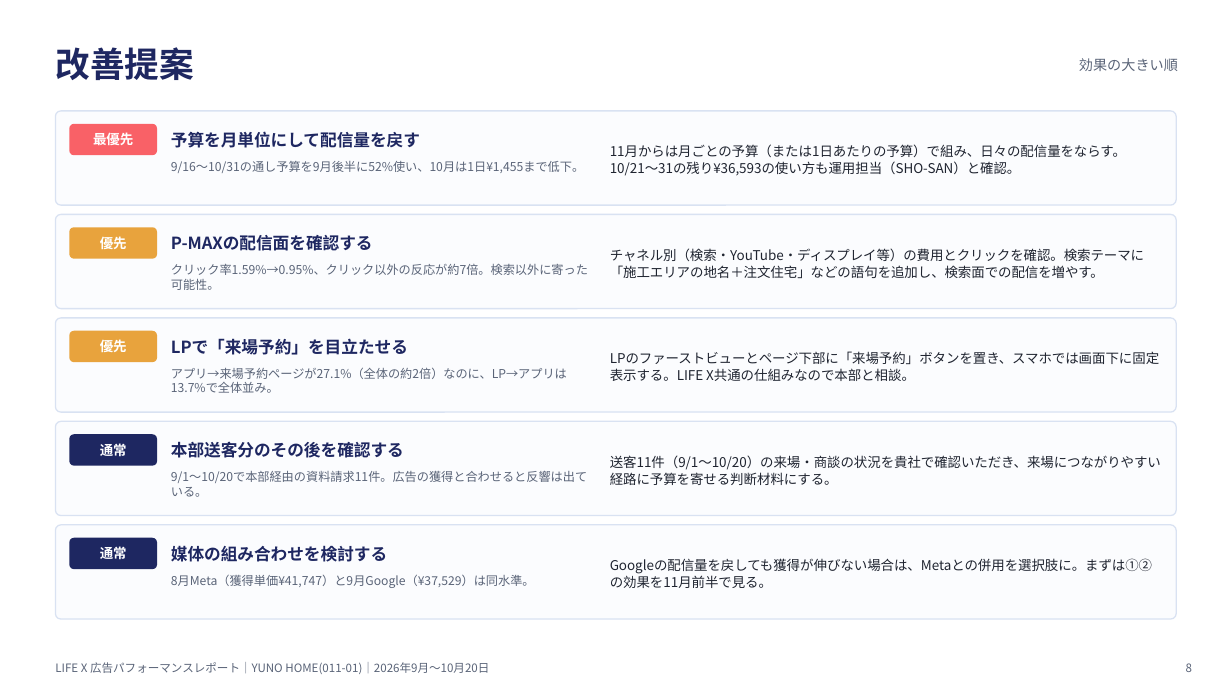
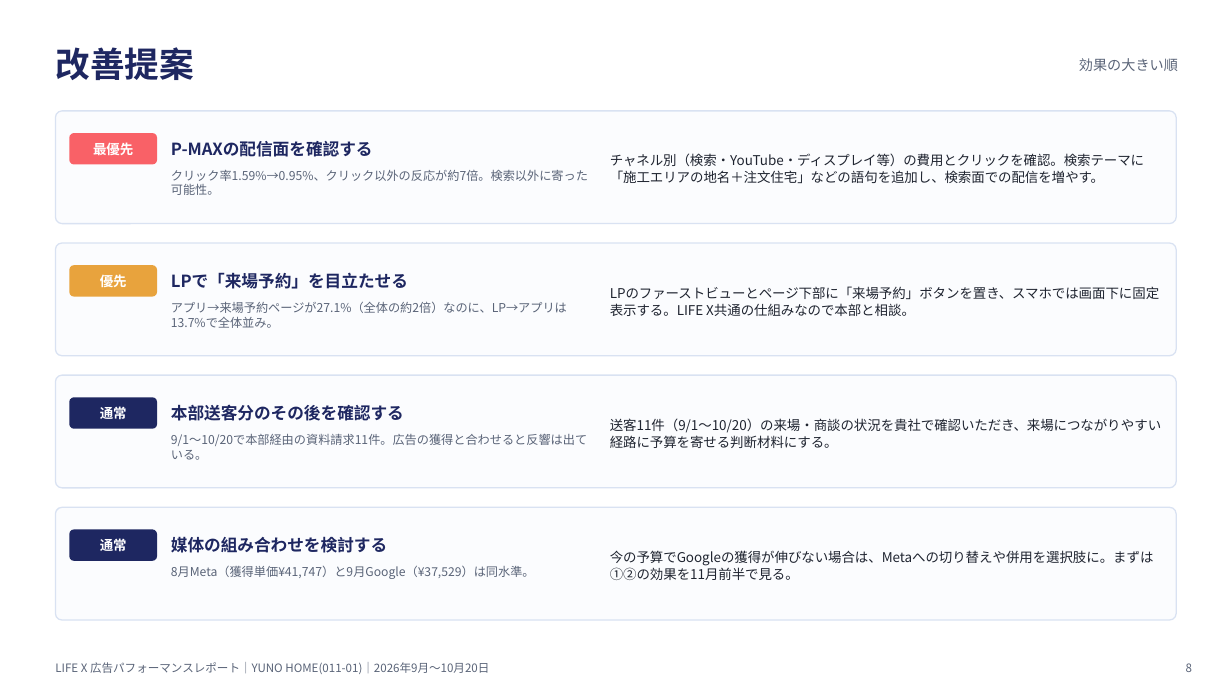
Before and after one commit to King-AI-cloud/test, a slide deck: slide 8 of LIFEX_YUNO_HOME_202609-1020.pptx. Drawn at 1232x693 pixels with LibreOffice and Linux fonts; fonts in the diff are those of the drawing. Boxes give left, top, right and bottom in pixels: in the first picture for what was removed or moved away, otherwise in the second. Text is boxed around its words. In the diff, an @@ line names an element or a change of style, - is before the commit and + after.

```diff
--- a/LIFEX_YUNO_HOME_202609-1020.pptx
+++ b/LIFEX_YUNO_HOME_202609-1020.pptx
@@ rounded rectangle: place and size @@
-rounded rectangle at box(55, 214, 1177, 309)
+rounded rectangle at box(55, 111, 1177, 224)
@@ rounded rectangle removed at box(55, 111, 1177, 205) @@
@@ 3 texts, 1 rounded rectangle: place and size @@
-3 texts, 1 rounded rectangle at box(69, 227, 1144, 290)
+3 texts, 1 rounded rectangle at box(69, 133, 1144, 195)
@@ rounded rectangle at box(69, 133, 157, 165): fill #E8A33D to #F96167 @@
@@ rounded rectangle removed at box(69, 124, 157, 155) @@
@@ text at box(93, 143, 133, 155): text changed @@
-優先
+最優先
@@ text removed at box(93, 133, 133, 145) @@
-最優先
@@ text removed at box(171, 131, 420, 148) @@
-予算を月単位にして配信量を戻す
@@ text removed at box(610, 144, 1126, 176) @@
-11月からは月ごとの予算（または1日あたりの予算）で組み、日々の配信量をならす。10/21〜31の残り¥36,593の使い方も運用担当（SHO-SAN）と確認。
@@ text removed at box(171, 161, 584, 173) @@
-9/16〜10/31の通し予算を9月後半に52%使い、10月は1日¥1,455まで低下。
@@ rounded rectangle: place and size @@
-rounded rectangle at box(55, 318, 1177, 412)
+rounded rectangle at box(55, 243, 1177, 356)
@@ 4 texts, 1 rounded rectangle: place and size @@
-4 texts, 1 rounded rectangle at box(69, 331, 1159, 393)
+4 texts, 1 rounded rectangle at box(69, 265, 1159, 328)
@@ rounded rectangle: place and size @@
-rounded rectangle at box(55, 421, 1177, 516)
+rounded rectangle at box(55, 375, 1177, 488)
@@ 4 texts, 1 rounded rectangle: place and size @@
-4 texts, 1 rounded rectangle at box(69, 434, 1161, 497)
+4 texts, 1 rounded rectangle at box(69, 397, 1161, 460)
@@ rounded rectangle: place and size @@
-rounded rectangle at box(55, 525, 1177, 619)
+rounded rectangle at box(55, 507, 1177, 620)
@@ 3 texts, 1 rounded rectangle: place and size @@
-3 texts, 1 rounded rectangle at box(69, 538, 535, 588)
+3 texts, 1 rounded rectangle at box(69, 530, 535, 579)
@@ text at box(610, 550, 1154, 580): text changed @@
-Googleの配信量を戻しても獲得が伸びない場合は、Metaとの併用を選択肢に。まずは①②の効果を11月前半で見る。
+今の予算でGoogleの獲得が伸びない場合は、Metaへの切り替えや併用を選択肢に。まずは①②の効果を11月前半で見る。
```
Also in this commit, not shown: 5 other slides changed.
